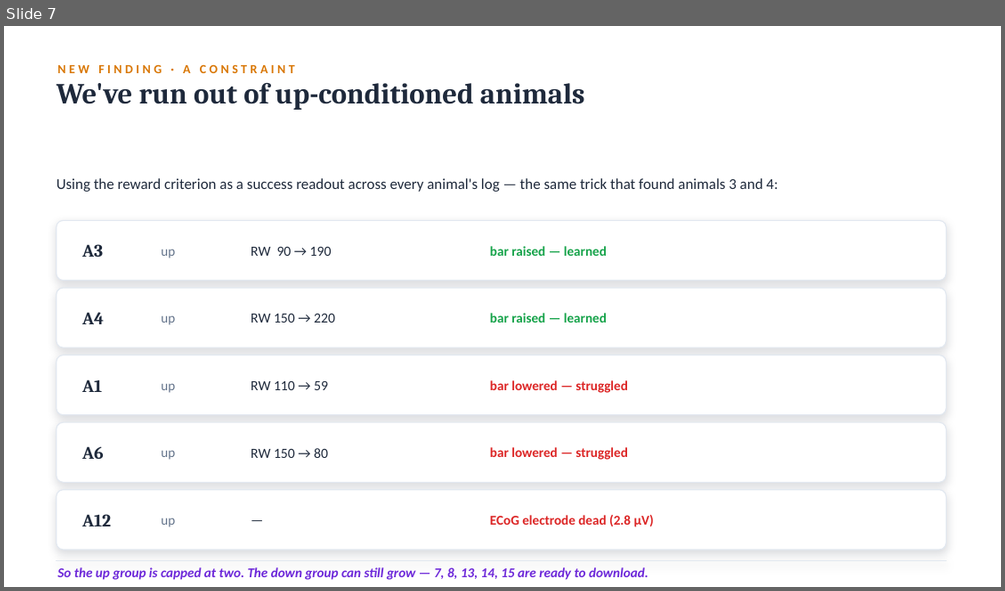
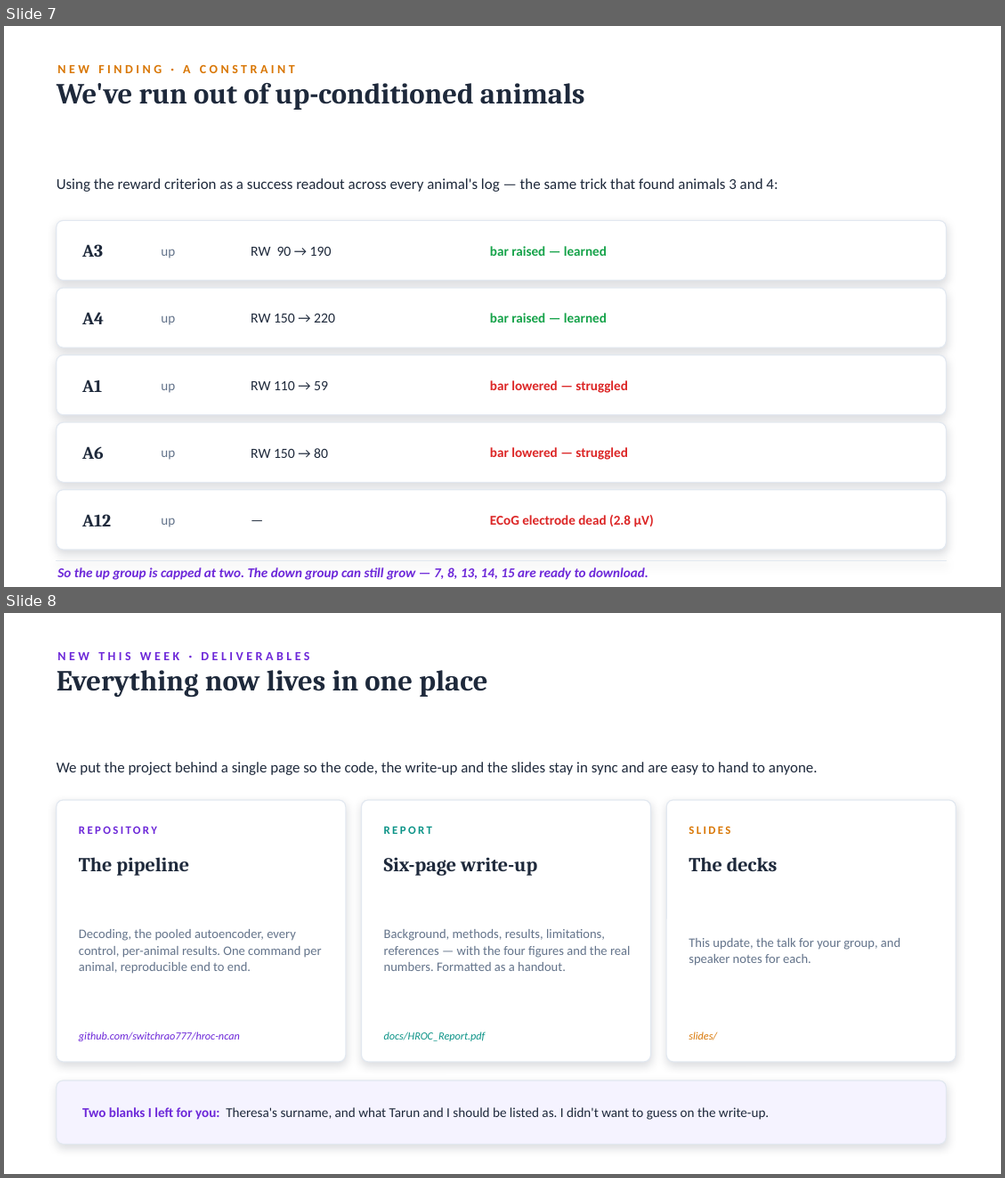
Before and after one commit to switchrao777/hroc-ncan, a slide deck: slides/HROC_Weekly_Update.pptx. Shown one above the other, each under a label of ours: slide 7 before the commit, slides 7 and 8 after it. The pictures are 1005x591 and 1005x1178 pixels, drawn with LibreOffice and Linux fonts; fonts in the diff are those of the drawing. Boxes give left, top, right and bottom in pixels: in the first picture for what was removed or moved away, otherwise in the second. Text is boxed around its words. In the diff, an @@ line names an element or a change of style, - is before the commit and + after.

```diff
--- a/slides/HROC_Weekly_Update.pptx
+++ b/slides/HROC_Weekly_Update.pptx
@@ slide 8 added at [4, 613, 1001, 1174], background #FFFFFF @@
@@ text added at [57, 652, 309, 660], 12 pt, text #6D28D9, bold @@
+NEW THIS WEEK · DELIVERABLES
@@ text added at [57, 670, 487, 697], 28 pt, text #1E293B, bold @@
+Everything now lives in one place
@@ text added at [57, 762, 817, 775], 14.5 pt, text #1E293B @@
+We put the project behind a single page so the code, the write-up and the slides stay in sync and are easy to hand to anyone.
@@ rounded rectangle added at [57, 800, 346, 1062], fill #FFFFFF, outline #E2E8F0 1 pt @@
@@ text added at [79, 826, 157, 834], 11 pt, text #6D28D9, bold @@
+REPOSITORY
@@ rounded rectangle added at [362, 800, 651, 1062], fill #FFFFFF, outline #E2E8F0 1 pt @@
@@ text added at [384, 826, 432, 834], 11 pt, text #0D9488, bold @@
+REPORT
@@ rounded rectangle added at [666, 800, 956, 1062], fill #FFFFFF, outline #E2E8F0 1 pt @@
@@ text added at [688, 826, 730, 834], 11 pt, text #D97706, bold @@
+SLIDES
@@ text added at [79, 857, 189, 876], 19 pt, text #1E293B, bold @@
+The pipeline
@@ text added at [384, 857, 537, 876], 19 pt, text #1E293B, bold @@
+Six-page write-up
@@ text added at [688, 857, 777, 871], 19 pt, text #1E293B, bold @@
+The decks
@@ text added at [79, 929, 322, 973], 12.5 pt, text #64748B @@
+Decoding, the pooled autoencoder, every control, per-animal results. One command per animal, reproducible end to end.
@@ text added at [384, 929, 630, 971], 12.5 pt, text #64748B @@
+Background, methods, results, limitations, references — with the four figures and the real numbers. Formatted as a handout.
@@ text added at [688, 938, 900, 965], 12.5 pt, text #64748B @@
+This update, the talk for your group, and speaker notes for each.
@@ text added at [79, 1031, 240, 1041], 10.5 pt, text #6D28D9, italic @@
+github.com/switchrao777/hroc-ncan
@@ text added at [384, 1031, 485, 1041], 10.5 pt, text #0D9488, italic @@
+docs/HROC_Report.pdf
@@ text added at [688, 1031, 717, 1040], 10.5 pt, text #D97706, italic @@
+slides/
@@ rounded rectangle added at [57, 1080, 947, 1144], fill #F5F3FF, outline #E2E8F0 1 pt @@
@@ text added at [82, 1107, 769, 1119], 13 pt, text #1E293B @@
+Two blanks I left for you: Theresa's surname, and what Tarun and I should be listed as. I didn't want to guess on the write-up.
```
Also in this commit, not shown: 2 other files.
